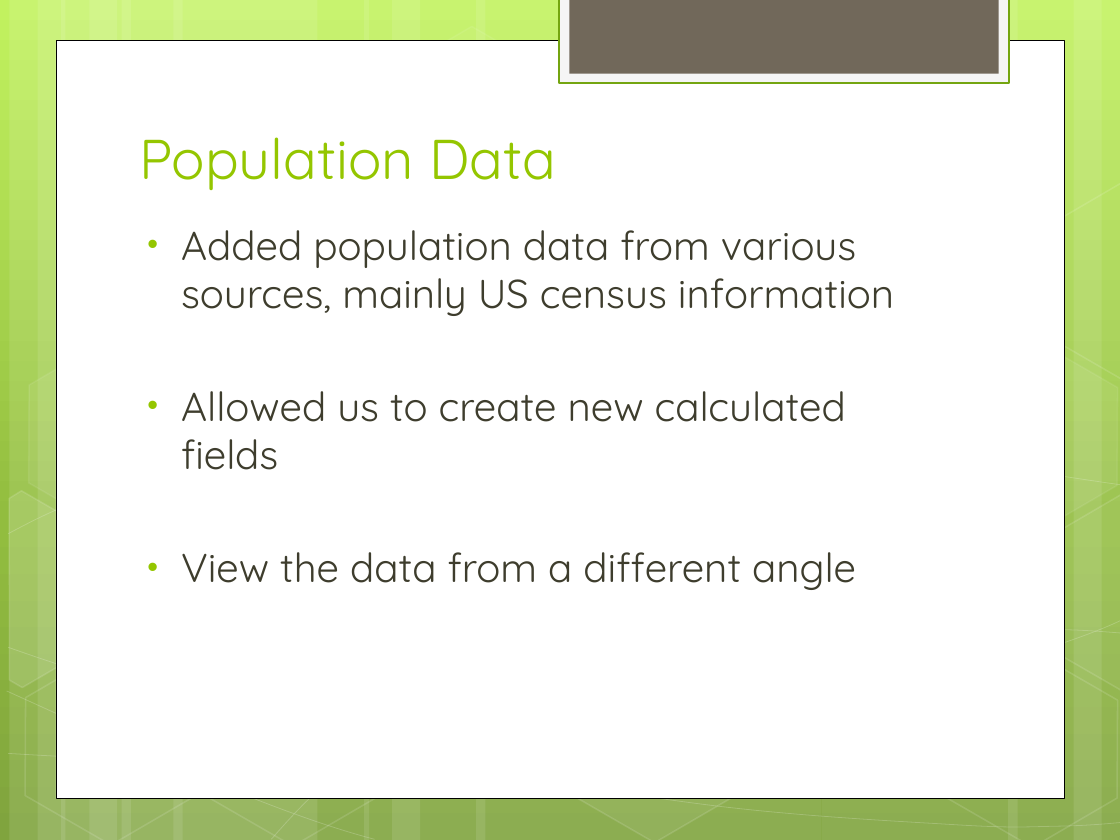
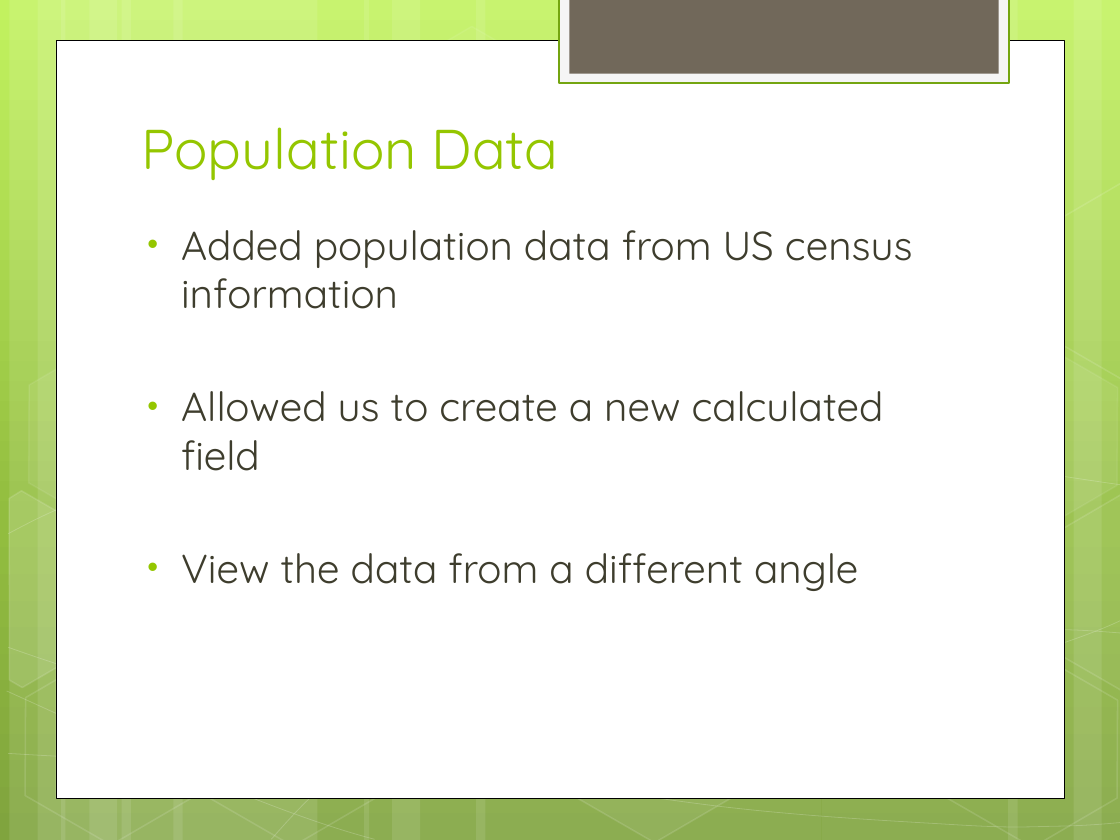
Before and after one commit to chetan1974/SEIS632-DataVisualizationProject, a slide deck: slide 3 of Carbon Emissions.pptx. Drawn at 1120x840 pixels with LibreOffice and Linux fonts; fonts in the diff are those of the drawing. Boxes give left, top, right and bottom in pixels: in the first picture for what was removed or moved away, otherwise in the second. Text is boxed around its words. In the diff, an @@ line names an element or a change of style, - is before the commit and + after.

```diff
--- a/Carbon Emissions.pptx
+++ b/Carbon Emissions.pptx
@@ title "Population Data": place and size @@
-title "Population Data" at (139,137,556,190)
+title "Population Data" at (142,127,559,180)
@@ text at (181,230,913,471): text changed; size 25.9 to 26 pt @@
-• Added population data from various sources, mainly US census information
-• Allowed us to create new calculated fields
+• Added population data from US census information
+• Allowed us to create a new calculated field
@@ text at (181,553,858,591): size 25.9 to 26 pt in "View the data from a different angle" @@
```
Also in this commit, not shown: 1 other slide changed, 1 other file.
